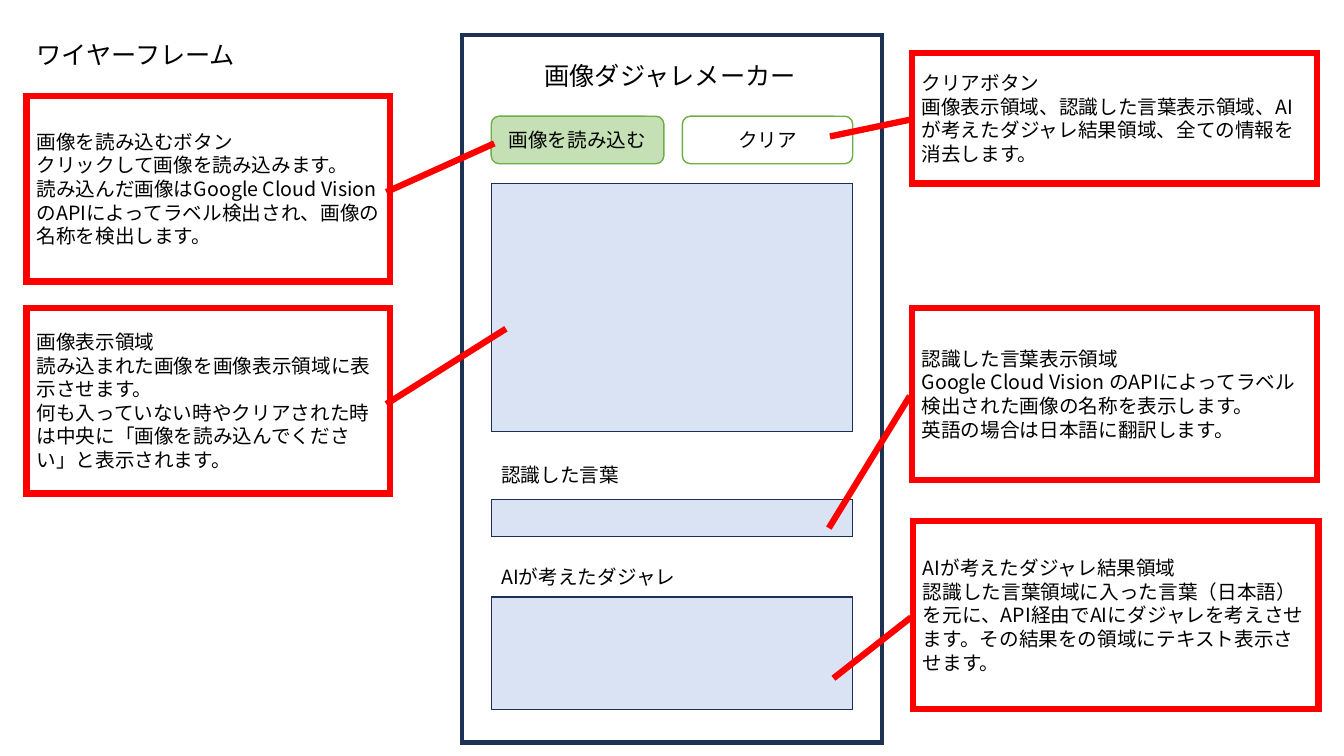
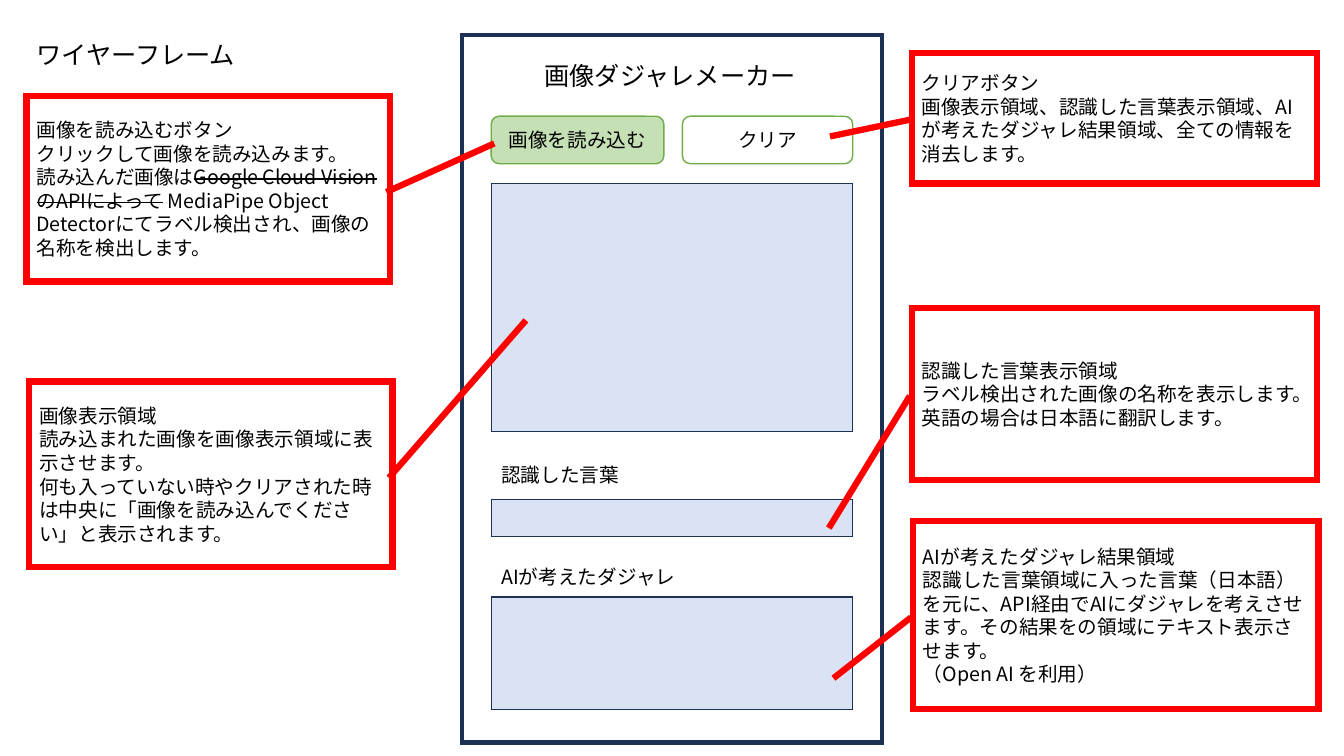
Before and after one commit to ken-fuji-git/kadai_API_v1, a slide deck: slide 1 of Materials/編集/Wireframe.pptx. Drawn at 1344x756 pixels with LibreOffice and Linux fonts; fonts in the diff are those of the drawing. Boxes give left, top, right and bottom in pixels: in the first picture for what was removed or moved away, otherwise in the second. Text is boxed around its words. In the diff, an @@ line names an element or a change of style, - is before the commit and + after.

```diff
--- a/Materials/編集/Wireframe.pptx
+++ b/Materials/編集/Wireframe.pptx
@@ text in border callout at [37,167,376,257]: text changed @@
-読み込んだ画像はGoogle Cloud Vision のAPIによってラベル検出され、画像の名称を検出します。
+読み込んだ画像はGoogle Cloud Vision のAPIによって MediaPipe Object Detectorにてラベル検出され、画像の名称を検出します。
@@ border callout "画像表示領域": place and size @@
-border callout "画像表示領域" at [26,308,389,493]
+border callout "画像表示領域" at [29,382,392,568]
@@ border callout "画像表示領域" at [29,382,392,568]: proportions changed @@
@@ text in border callout at [922,384,1313,403]: text changed @@
-Google Cloud Vision のAPIによってラベル検出された画像の名称を表示します。
+ラベル検出された画像の名称を表示します。
@@ text in border callout at [923,664,1097,686]: paragraph added @@
+（Open AI を利用）
```
Also in this commit, not shown: 1 other file.
